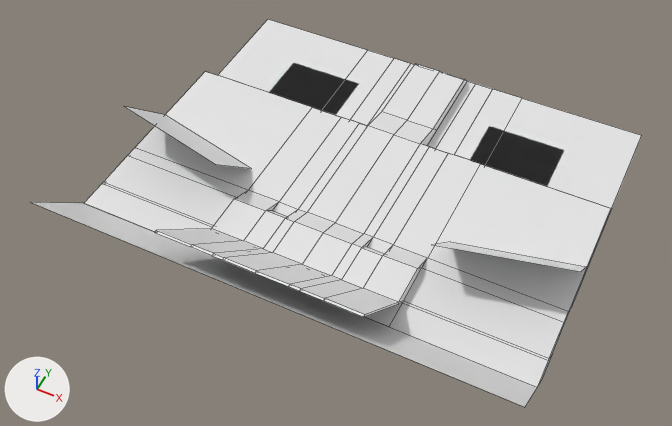
Before and after pictures for a commit that changed the FBX model Assets/Element/SceneObj/N_B1.fbx.
One viewpoint serves both versions: a camera (50 mm lens) standing at (33.4, -65.2, 84.5) and looking at (-0.9, 3.4, -1.3). The lights are fixed; the arrows at lower left show +X, +Y and +Z. The first picture is the older version. Mesh edges are drawn as thin lines. Where no turn or scale is listed for an object, it has been applied to the vertices.

Before the edit, the objects in view are built like this:
```python
me_cube_031 = bpy.data.meshes.new('Cube.031')
me_cube_031.from_pydata(...)  # 210 vertices, 188 faces; spans x -29.2..29.2, y -16.7..36.5, z -3.4..10.1
me_plane_009 = bpy.data.meshes.new('Plane.009')
me_plane_009.from_pydata([(-29.2, 0.1, 0.0), (29.2, 0.1, 0.0), (-29.2, -7.4, 7.4), (29.2, -7.4, 7.4)], [], [(0, 2, 3, 1)])
me_plane_010 = bpy.data.meshes.new('Plane.010')
me_plane_010.from_pydata([(13.7, 4.9, -0.7), (29.2, 8.5, -0.7), (13.7, -2.6, 6.8), (29.2, 1.0, 6.8), (-13.7, 4.9, -0.7), (-29.2, 8.5, -0.7), (-13.7, -2.6, 6.8), (-29.2, 1.0, 6.8)], [], [(0, 2, 3, 1), (4, 5, 7, 6)])
ob_cube_022 = bpy.data.objects.new('Cube.022', me_cube_031)
ob_cube_022.location = (0.0, 0.0, 0.0)
ob_plane_006 = bpy.data.objects.new('Plane.006', me_plane_010)
ob_plane_006.location = (0.0, 0.0, 0.0)
ob_plane_007 = bpy.data.objects.new('Plane.007', me_plane_009)
ob_plane_007.location = (0.0, -9.7, -0.7)
```
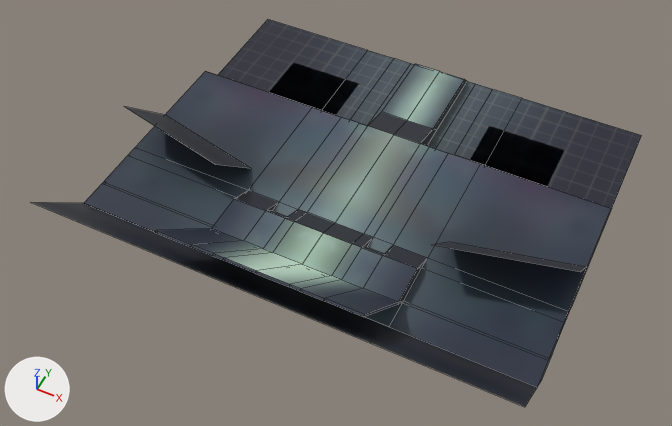
The newer file is also rescaled (x2.0) as a whole; pictures and numbers use the older file's frame.

Boxes (x1, y1, x2, y2) around the edits, measured in the pictures (672 x 426 px):
'Cube.022', recoloured, surface changed (darker): (84, 19, 642, 387) in both
'Plane.007', recoloured: (31, 202, 537, 407) in both
'Plane.006', recoloured: (125, 107, 587, 272) in both

The change, as a list of edits to the scene's bpy script:
```text
Add img_uv_b1_png:
    img_uv_b1_png = load_image('UV_B1.png', 'UV_B1.png', 1024, 1024, 'sRGB')
Add mat_material_008:
    mat_material_008 = principled_material('Material.008')
    mat_material_008.texture = img_uv_b1_png
Add mat_material_009:
    mat_material_009 = principled_material('Material.009')
    mat_material_009.texture = img_uv_b1_png
Add mat_material_010:
    mat_material_010 = principled_material('Material.010')
    mat_material_010.texture = img_uv_b1_png
Change me_plane_009:
    where me_plane_009.from_pydata(...)  # 4 vertices, 1 face; spans x -29.2..29.2, y -7.4..0.1, z 0.0..7.4
    add me_plane_009.materials.append(mat_material_010)  # picture img_uv_b1_png
Change me_cube_031:
    where me_cube_031.from_pydata(...)  # 210 vertices, 188 faces; spans x -29.2..29.2, y -16.7..36.5, z -3.4..10.1
    used by ob_cube_022; location = (0.0, 0.0, 0.0)
    me_cube_031 part 1: texture (UV) coordinates of 188 of 188 faces, centred in x -29.2..29.2, y -16.5..35.7, z -3.4..10.1, changed; they spanned u 0.25..0.75, v 0.38..0.88 and now span u 0.02..0.98, v 0.02..0.98
    add me_cube_031.materials.append(mat_material_009)  # picture img_uv_b1_png
Change me_plane_010:
    where me_plane_010.from_pydata(...)  # 8 vertices, 2 faces; spans x -29.2..29.2, y -2.6..8.5, z -0.7..6.8
    add me_plane_010.materials.append(mat_material_008)  # picture img_uv_b1_png
```
